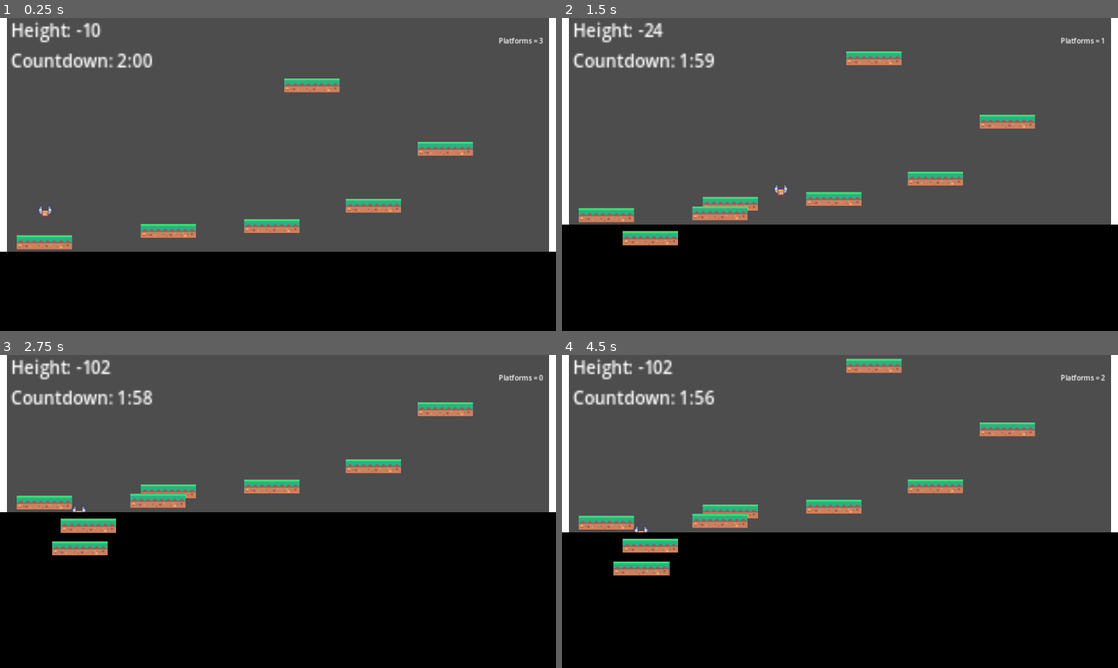
Above: before the commit, frames 1-4 (two rows, left to right).
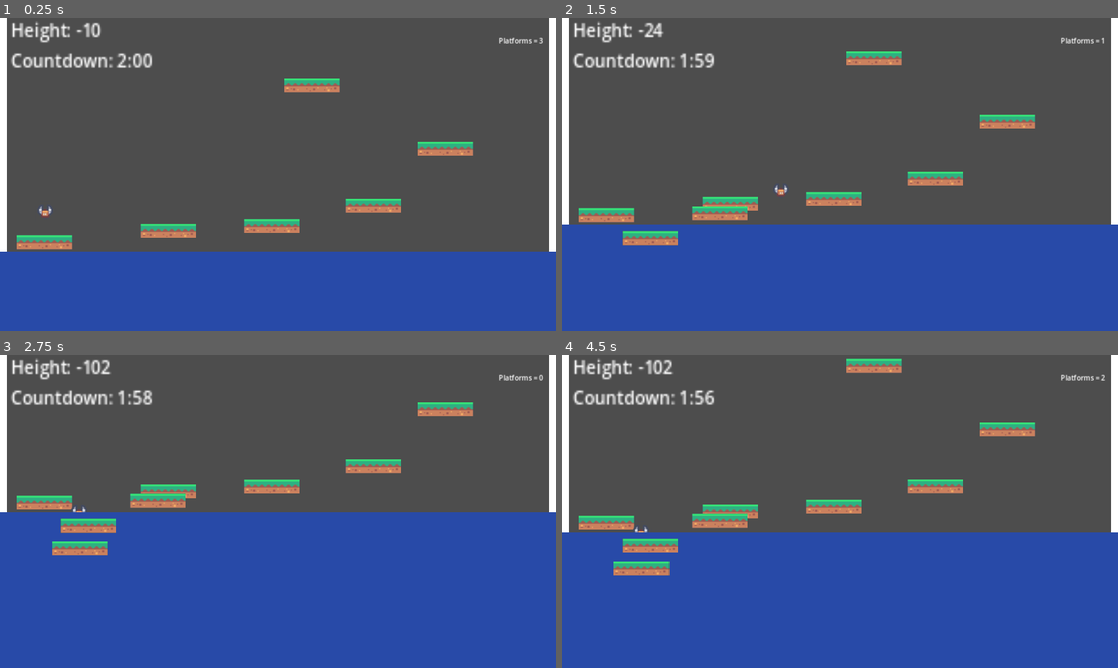
Above: after the commit, the same moments.

Repository: nathanleiby/trijam-248
Game: Godot game, scene res://gameplay/gameplay.tscn
Two runs of this game, one before a commit and one after it. Both use one fixed random seed, a clock stepped at 60 frames per second and the inputs below.
Inputs:
- Up to frame 1 (0.25 s): no input
- Up to frame 2 (1.5 s): hold Right (walk_right) from 0.53 s (still down); tap Space (place_platform) at 0.6, 1.35 s; tap Up (jump) at 0.77 s
- Up to frame 3 (2.75 s): tap Up (jump) at 1.52 s; release Right (walk_right) at 2.03 s; hold Left (walk_left) from 2.03 s (still down); tap Space (place_platform) at 2.1 s
- Up to frame 4 (4.5 s): release Left (walk_left) at 2.78 s; hold Right (walk_right) 2.78-4.28 s; tap Space (place_platform) at 2.85, 3.6, 4.35 s; tap Up (jump) at 3.02, 3.77 s; tap R (reset) at 4.15 s; hold Left (walk_left) from 4.28 s (still down)

The runs differ from the first frame. In frame 1, 25% of the frame differs, in the area x 0-100%, y 74-100%; in frame 2, 34%; in frame 3, 49%, in the area x 0-100%, y 50-100%; in frame 4, 42%.

Commit message:
game over

Diff:
--- /dev/null
+++ b/gameplay/GameOver.gd
@@ -0,0 +1,16 @@
+extends Control
+
+
+# Called when the node enters the scene tree for the first time.
+func _ready():
+	$GameOverCanvas.visible = false
+
+
+
+# Called every frame. 'delta' is the elapsed time since the previous frame.
+func _process(delta):
+	pass
+
+
+func _on_game_timer_timeout():
+	$GameOverCanvas.visible = true
--- a/gameplay/gameplay.gd
+++ b/gameplay/gameplay.gd
@@ -16,7 +16,6 @@
 	get_tree().paused = true
 
 func _ready():
-	timer.timeout.connect(_on_timer_timeout)
 	timer.start()
 
 func _process(delta) -> void:
@@ -24,6 +23,3 @@
 	var minutes =  ceil(timer.time_left) / 60
 	var seconds = int(ceil(timer.time_left)) % 60
 	timerLabel.text = "Countdown: %d:%02d" % [minutes, seconds]
-
-func _on_timer_timeout():
-	pass
--- a/gameplay/gameplay.tscn
+++ b/gameplay/gameplay.tscn
@@ -6,6 +6,10 @@
 [ext_resource type="PackedScene" uid="uid://cko02oljhiby" path="res://paused/paused.tscn" id="3_w8wrl"]
 [ext_resource type="PackedScene" uid="uid://cee5dna3u27jf" path="res://assets/select_sfx.tscn" id="4_7kf0b"]
 [ext_resource type="PackedScene" uid="uid://dqkm8vkxe0p1o" path="res://gameplay/wall.tscn" id="6_jtq6a"]
+[ext_resource type="Script" path="res://gameplay/GameOver.gd" id="7_lrxw4"]
+
+[sub_resource type="LabelSettings" id="LabelSettings_f4krx"]
+font_size = 50
 
 [node name="Gameplay" type="Node2D"]
 script = ExtResource("1_thqv1")
@@ -62,7 +66,7 @@
 offset_top = 720.0
 offset_right = 1280.0
 offset_bottom = 1720.0
-color = Color(0, 0, 0, 1)
+color = Color(0.156863, 0.290196, 0.658824, 1)
 
 [node name="UI" type="CanvasLayer" parent="."]
 
@@ -83,3 +87,28 @@
 
 [node name="GameTimer" type="Timer" parent="."]
 wait_time = 120.0
+
+[node name="GameOver" type="Control" parent="."]
+layout_mode = 3
+anchors_preset = 0
+offset_right = 40.0
+offset_bottom = 40.0
+script = ExtResource("7_lrxw4")
+
+[node name="GameOverCanvas" type="CanvasLayer" parent="GameOver"]
+
+[node name="ColorRect" type="ColorRect" parent="GameOver/GameOverCanvas"]
+offset_right = 1280.0
+offset_bottom = 720.0
+color = Color(0, 0, 0, 1)
+
+[node name="GameOverLabel" type="Label" parent="GameOver/GameOverCanvas/ColorRect"]
+layout_mode = 0
+offset_right = 1280.0
+offset_bottom = 720.0
+text = "Game Over"
+label_settings = SubResource("LabelSettings_f4krx")
+horizontal_alignment = 1
+vertical_alignment = 1
+
+[connection signal="timeout" from="GameTimer" to="GameOver" method="_on_game_timer_timeout"]
Not shown: 1 places in gameplay/gameplay.tscn that only renumber resources
